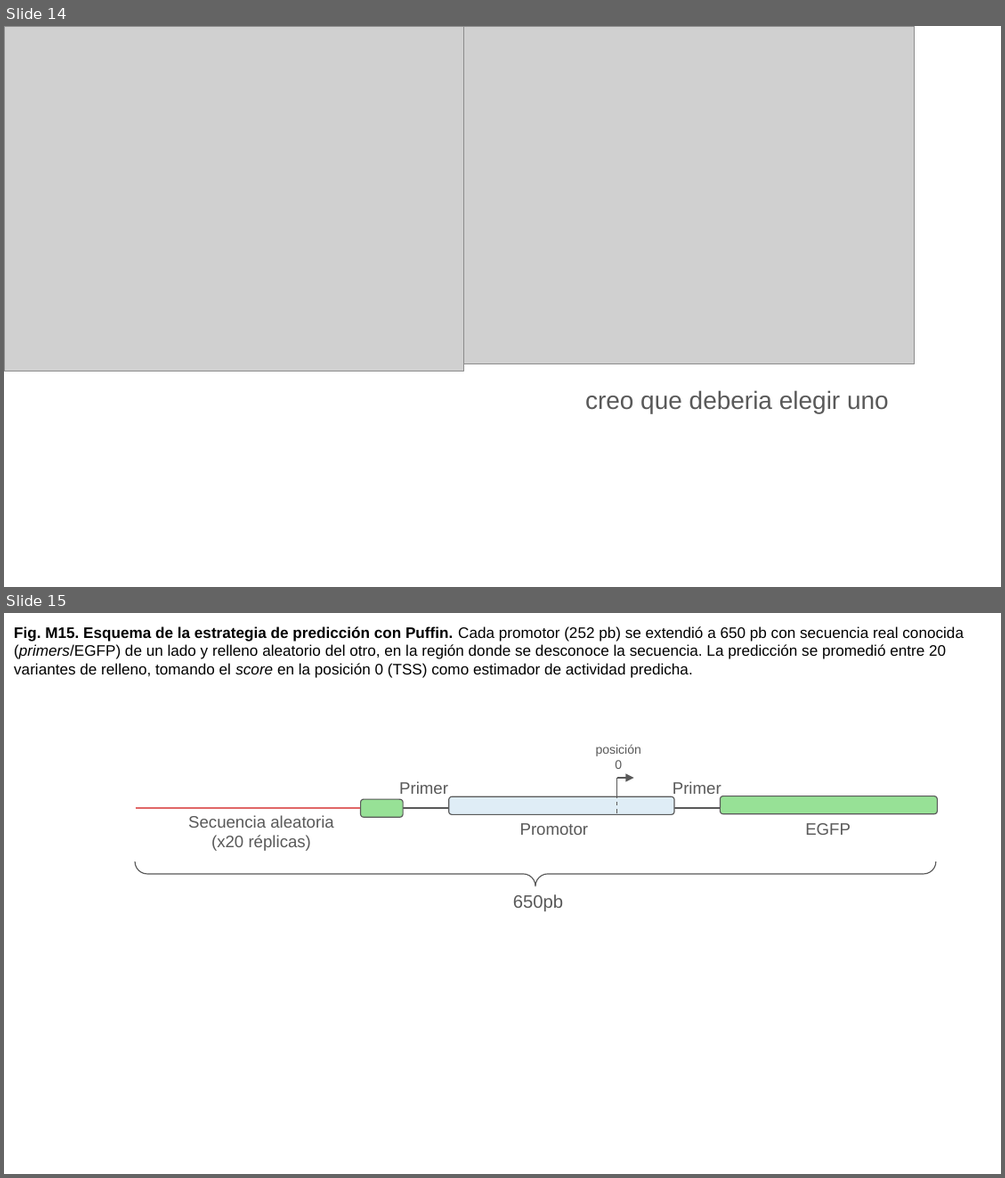
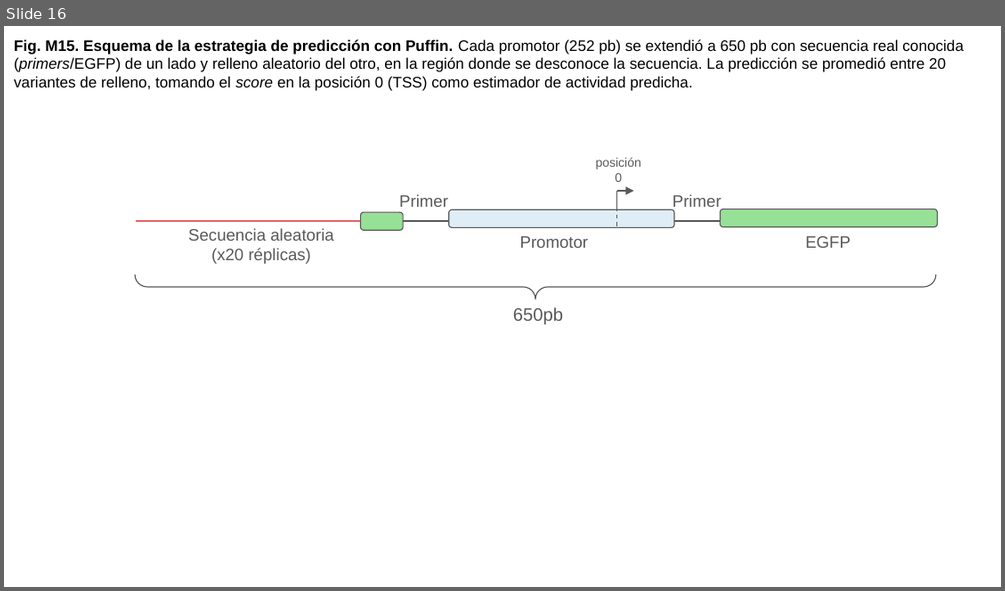
Before and after one commit to martin-iungman/TesisDoc, a slide deck: docs/Fig MyM.pptx. Shown one above the other, each under a label of ours: slides 14 and 15 before the commit, slide 16 after it. The pictures are 1005x1178 and 1005x591 pixels, drawn with LibreOffice and Linux fonts; fonts in the diff are those of the drawing; grey boxes stand for pictures. Boxes give left, top, right and bottom in pixels: in the first picture for what was removed or moved away, otherwise in the second. Text is boxed around its words. In the diff, an @@ line names an element or a change of style, - is before the commit and + after.

```diff
--- a/docs/Fig MyM.pptx
+++ b/docs/Fig MyM.pptx
@@ slide 14 removed at (4, 26, 1001, 587), background #FFFFFF @@
@@ picture removed at (4, 26, 463, 371) @@
@@ picture removed at (463, 26, 914, 364) @@
@@ text removed at (585, 390, 889, 413) @@
-creo que deberia elegir uno
@@ what was slide 15 is now slide 16 @@
```
Also in this commit, not shown: 2 slides added.
